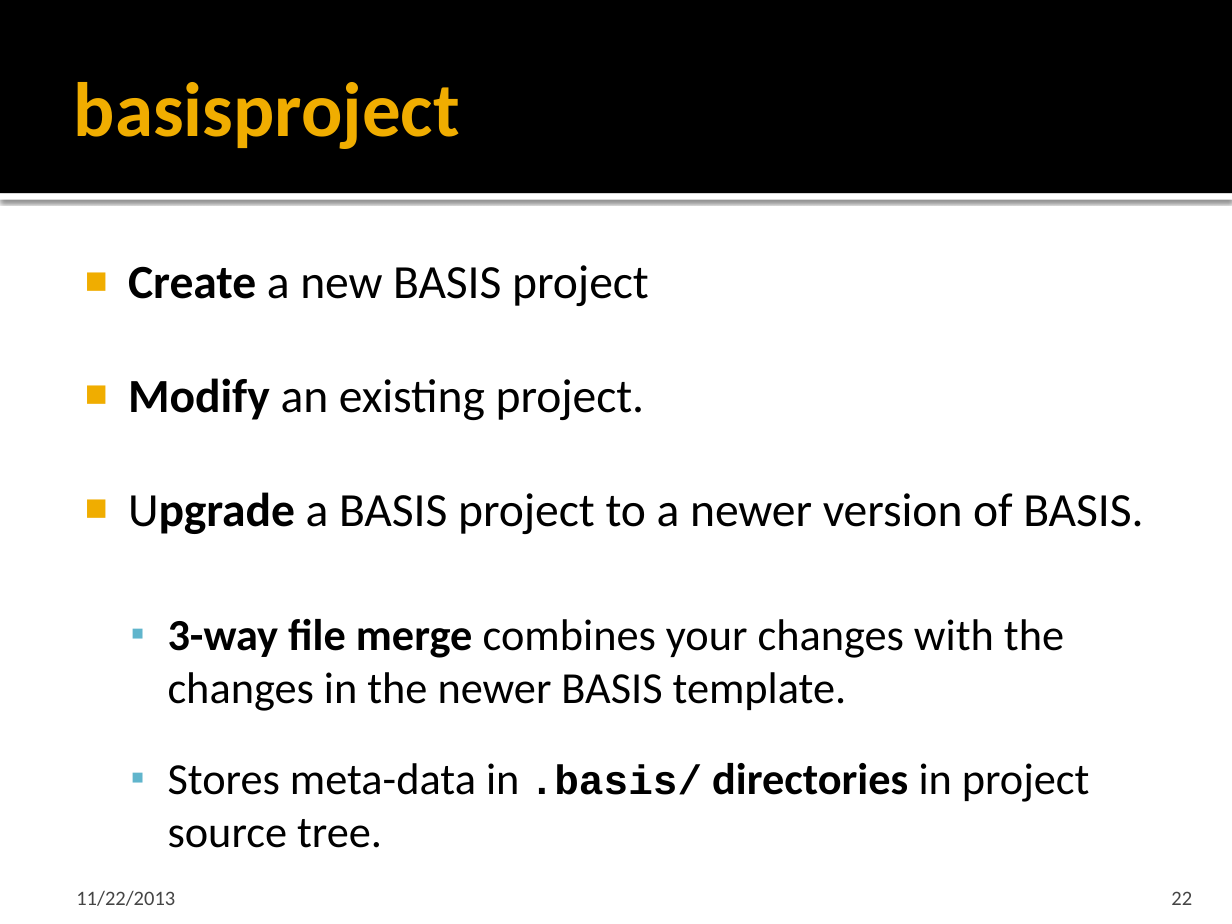
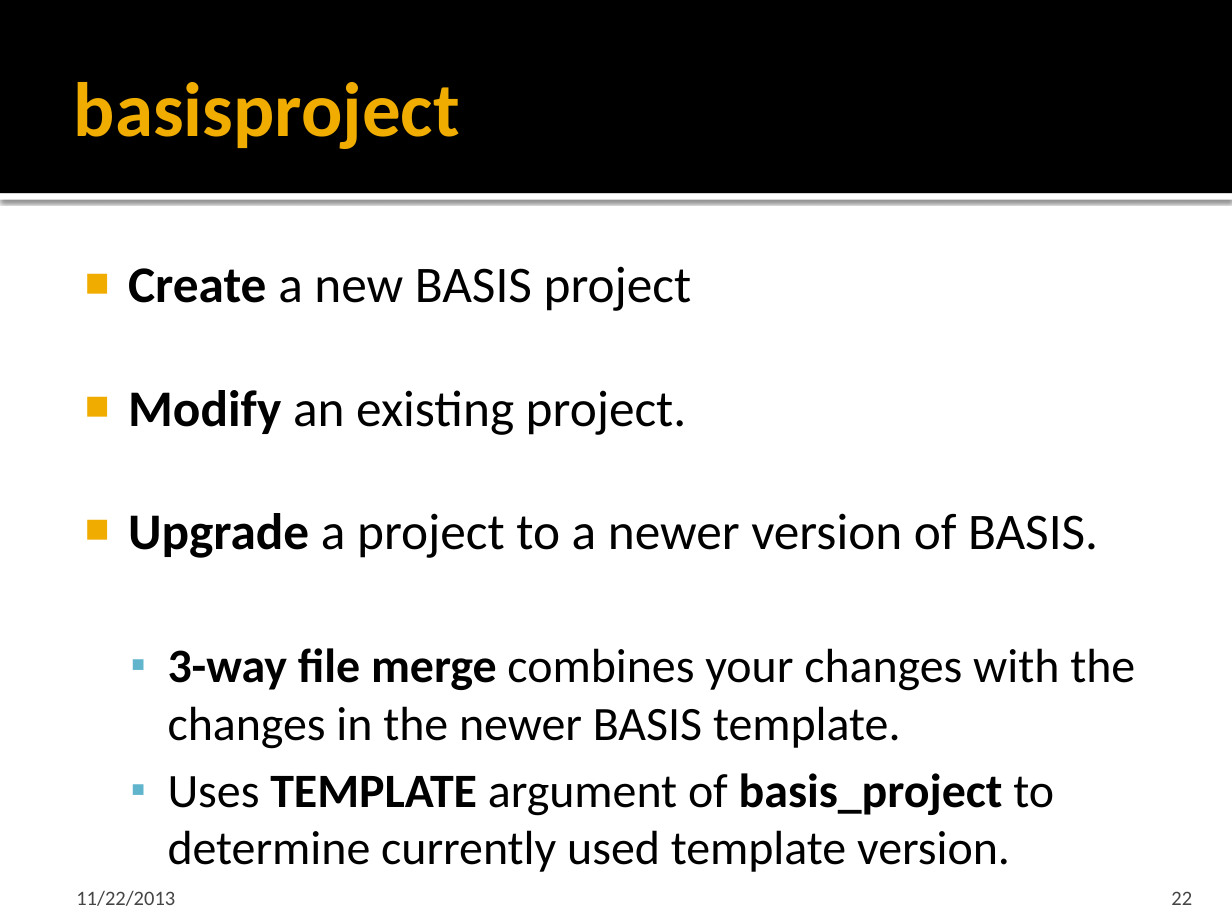
Before and after one commit to cmake-basis/legacy, a slide deck: slide 22 of doc/BASIS_Introduction.pptx. Drawn at 1232x924 pixels with LibreOffice and Linux fonts; fonts in the diff are those of the drawing. Boxes give left, top, right and bottom in pixels: in the first picture for what was removed or moved away, otherwise in the second. Text is boxed around its words. In the diff, an @@ line names an element or a change of style, - is before the commit and + after.

```diff
--- a/doc/BASIS_Introduction.pptx
+++ b/doc/BASIS_Introduction.pptx
@@ text at (x1=128, y1=266, x2=1135, y2=749): size 27.8 to 30 pt in "Create a new BASIS project", "Modify an existing project."; size 25.9 to 28 pt in "3-way file merge combines your changes with ..." @@
@@ text at (x1=128, y1=513, x2=1098, y2=558): text changed; size 27.8 to 30 pt @@
-■ Upgrade a BASIS project to a newer version of BASIS.
+■ Upgrade a project to a newer version of BASIS.
@@ text at (x1=168, y1=773, x2=1054, y2=872): text changed; size 25.9 to 28 pt @@
-  ▪ Stores meta-data in .basis/ directories in project source tree.
+  ▪ Uses TEMPLATE argument of basis_project to determine currently used template version.
```
Also in this commit, not shown: 10 other slides changed, 4 slides removed, 1 other file.
